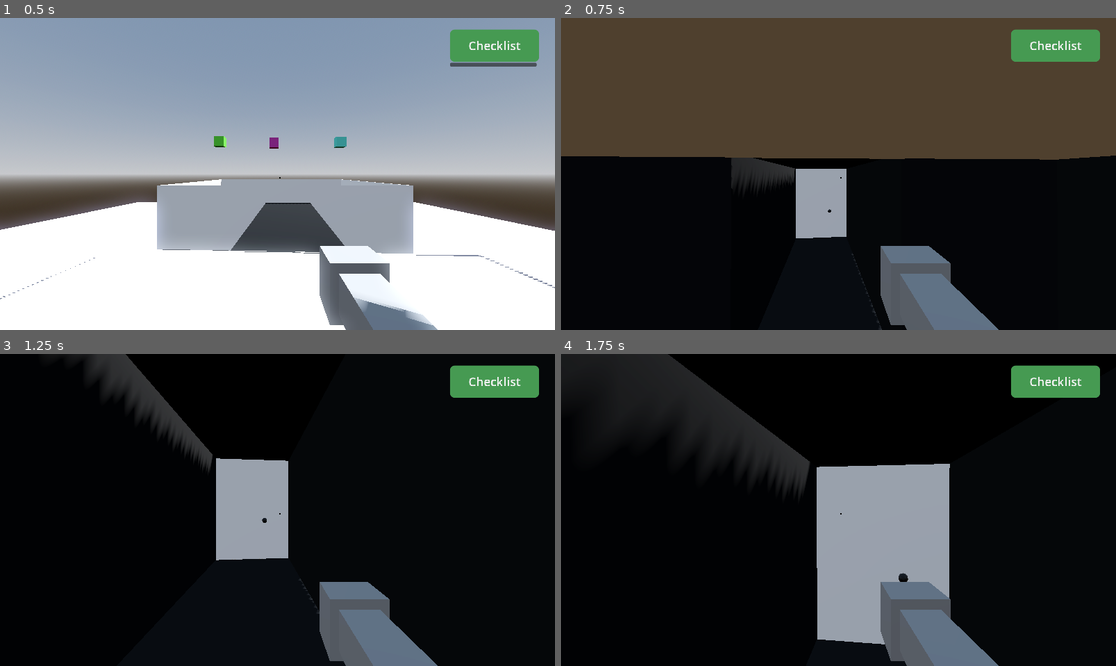
Above: before the commit, frames 1-4 (two rows, left to right).
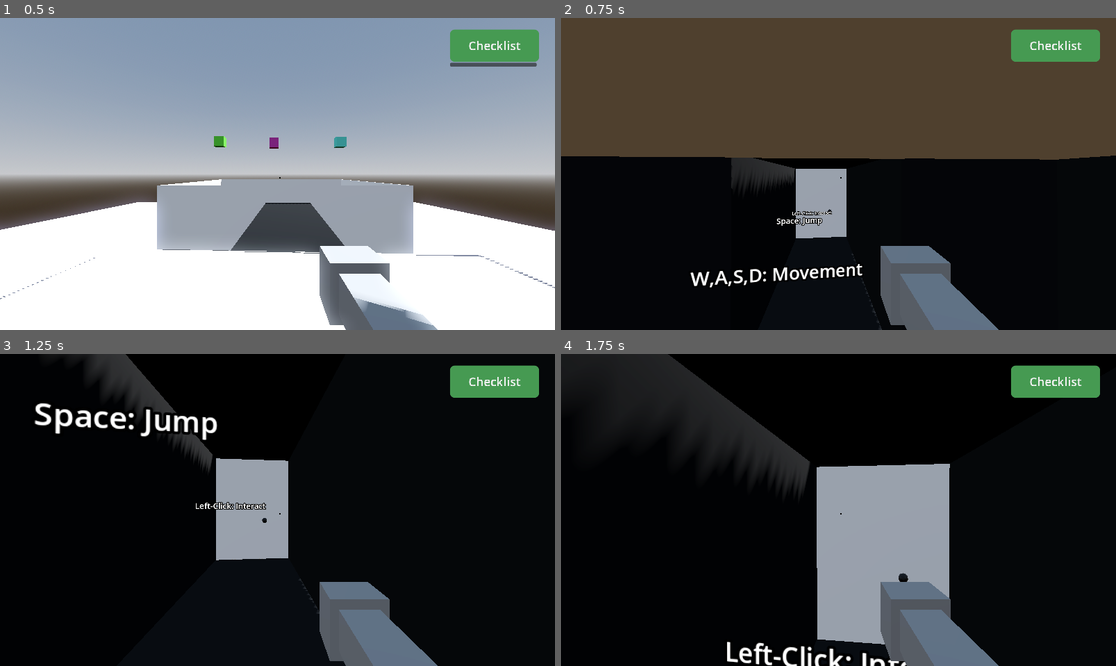
Above: after the commit, the same moments.

Repository: CAHSI-Game-Studios/Office-Search
Game: Godot game, scene res://player_test_platform.tscn
Same seed, same stepped clock (60 frames per second), same inputs: the game is played once before the commit and once after it. This scene is started directly instead of the project's main scene.
Inputs (mouse positions are in pixels of both pictures, inside the frame that each line leads up to):
- Up to frame 1 (0.5 s): no input
- Up to frame 2 (0.75 s): tap Enter (ui_accept) at 0.5 s; move the mouse to (866, 174) at 0.52 s; hold W (up) from 0.53 s (still down); tap Tab (checklist_toggle) at 0.6 s
- Up to frame 3 (1.25 s): keep holding W (up); tap Enter (ui_accept) at 0.77 s
- Up to frame 4 (1.75 s): keep holding W (up); move the mouse to (810, 510) at 1.27 s; click (810, 510) at 1.35 s; tap Enter (ui_accept) at 1.52 s

Frame 1 is identical in both runs. In frame 2, 0.8% of the frame differs, in the area x 23-55%, y 61-87%; in frame 3, 1.5%, in the area x 6-48%, y 15-50%; in frame 4, 0.7%.
Error in both runs: Attempt to call function 'checklist_setup' in base 'null instance' on a null instance. (res://world/game_state/game_state.gd:12)

Commit message:
Added Instruction text

Diff:
--- a/player_test_platform.tscn
+++ b/player_test_platform.tscn
@@ -221,6 +221,21 @@
 
 [node name="Pause" parent="." instance=ExtResource("13_a7d01")]
 
+[node name="Interact" type="Label3D" parent="."]
+transform = Transform3D(1, 0, 0, 0, 1, 0, 0, 0, 1, 0.288556, 1.43524, 2.83181)
+pixel_size = 0.004
+text = "Left-Click: Interact"
+
+[node name="Movement" type="Label3D" parent="."]
+transform = Transform3D(1, 0, 0, 0, 1, 0, 0, 0, 1, 0.0824146, 1.80456, 7.17676)
+pixel_size = 0.004
+text = "W,A,S,D: Movement"
+
+[node name="Jump" type="Label3D" parent="."]
+transform = Transform3D(1, 0, 0, 0, 1, 0, 0, 0, 1, 0.0924397, 1.75986, 5.23928)
+pixel_size = 0.004
+text = "Space: Jump"
+
 [connection signal="object_consumed" from="FindableObjects/Cup" to="." method="_on_findable_object_consumed"]
 [connection signal="object_consumed" from="FindableObjects/Book" to="." method="_on_findable_object_consumed"]
 [connection signal="object_consumed" from="FindableObjects/Folder" to="." method="_on_findable_object_consumed"]
